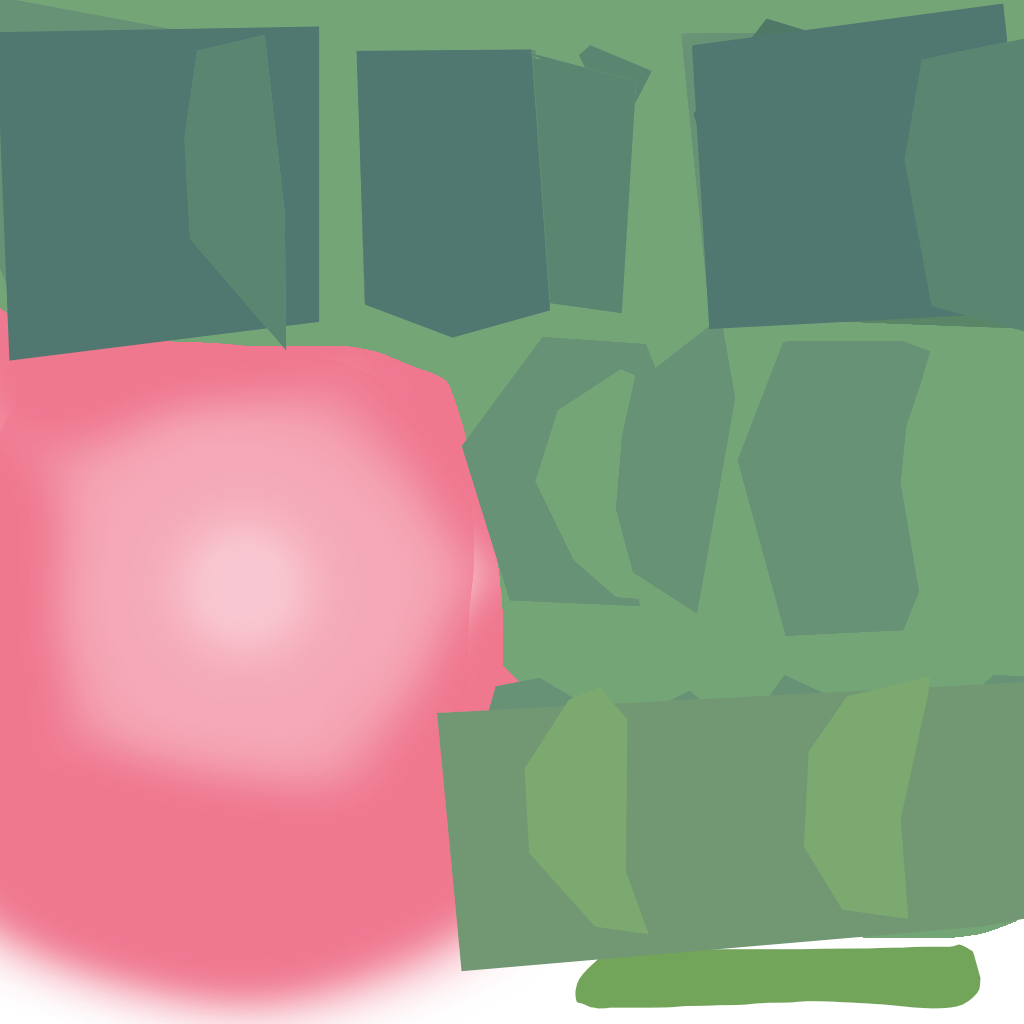
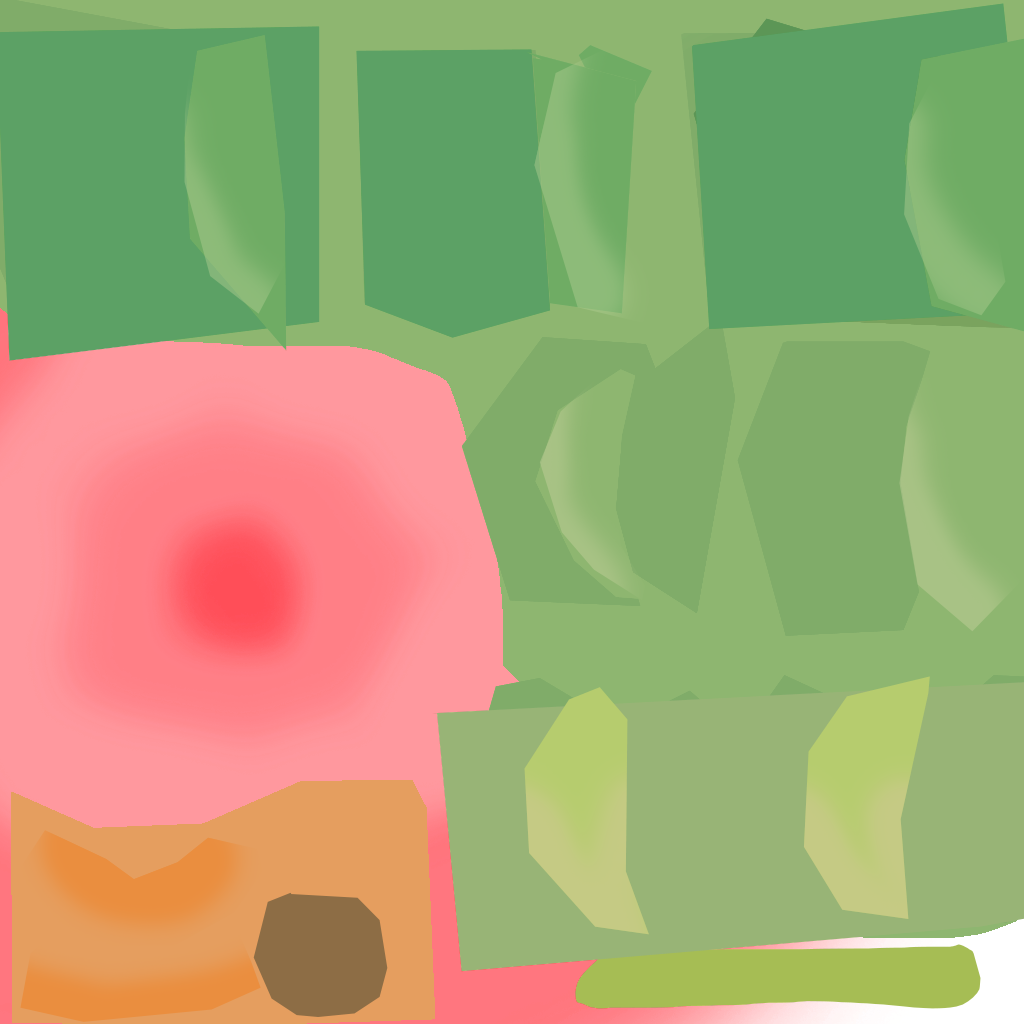
Revision of a layered 1024x1024 image; what changed, layer by layer:
added layer "Layer 18" above "Layer 17" over [left=20, top=830, right=263, bottom=1022]
added layer "Layer 17" (46%) above "Group 2" over [left=184, top=47, right=1024, bottom=935]
added group "Group 2" with 2 layers above "Layer 16" over [left=11, top=780, right=435, bottom=1024]
added layer "Layer 15" in group "Group 2" over [left=253, top=892, right=388, bottom=1017]
added layer "Layer 14" in group "Group 2" over [left=11, top=780, right=435, bottom=1024]
painted on "Layer 13" over [left=0, top=3, right=1024, bottom=361]
painted on "Layer 8" over [left=0, top=0, right=1024, bottom=926]
painted on "Layer 4" over [left=0, top=0, right=1024, bottom=1009]
added layer "Layer 19" above "Layer 7" over [left=0, top=0, right=1024, bottom=1024]
painted on "Layer 7" over [left=0, top=91, right=779, bottom=1024]
removed layer "Layer 3" over [left=0, top=342, right=474, bottom=853]
hid "Layer 10" over [left=25, top=54, right=1004, bottom=992]
